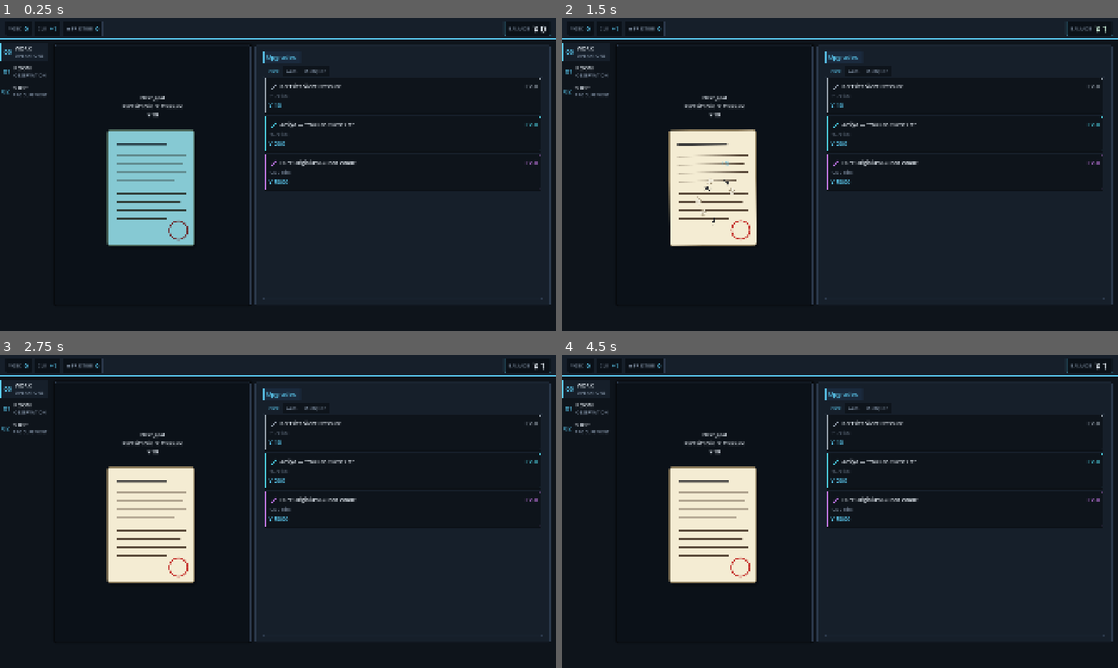
Above: before the commit, frames 1-4 (two rows, left to right).
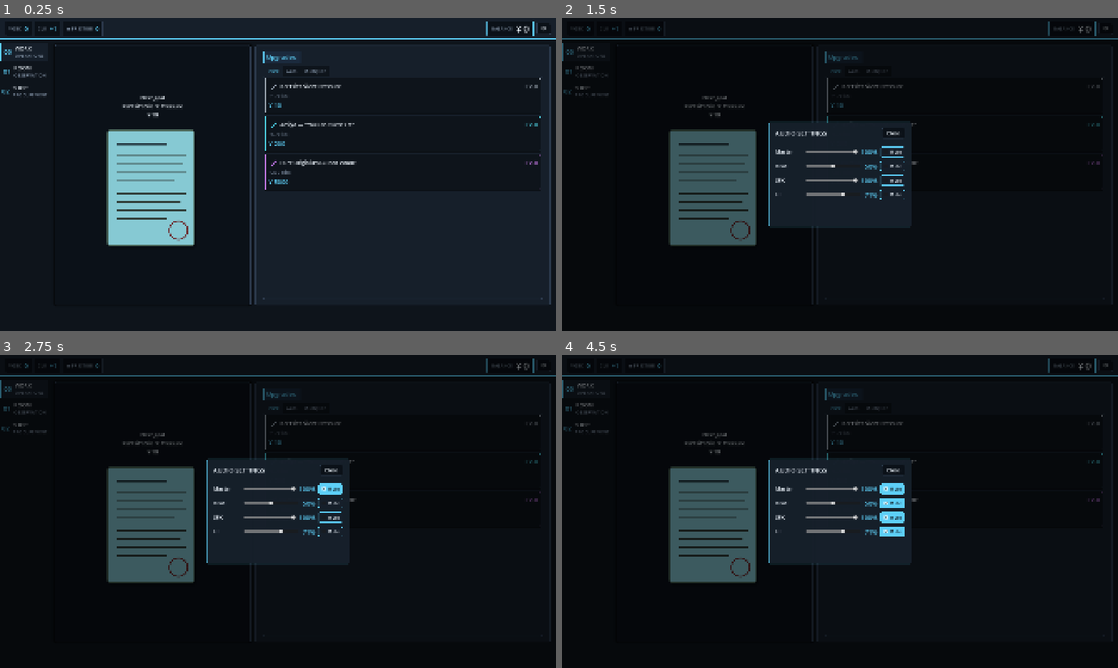
Above: after the commit, the same moments.

Repository: bakamarudasi/clickergame_demo
Game: Godot game, scene res://scenes/main.tscn
Same seed, same stepped clock (60 frames per second), same inputs: the game is played once before the commit and once after it.
Inputs (mouse positions are in pixels of both pictures, inside the frame that each line leads up to):
- Up to frame 1 (0.25 s): no input
- Up to frame 2 (1.5 s): click (1106, 27) at 0.5 s, where only the run after the commit has a clickable "⚙"; click (712, 190) at 1.25 s
- Up to frame 3 (2.75 s): click (328, 489) at 2 s, where only the run after the commit has a clickable "Mute"
- Up to frame 4 (4.5 s): click (890, 502) at 2.75 s, where only the run after the commit has a clickable "Mute"; click (890, 517) at 3.5 s, where only the run after the commit has a clickable "Mute"; click (890, 530) at 4.25 s, where only the run after the commit has a clickable "Mute"

The runs differ from the first frame. In frame 1, 0.2% of the frame differs, in the area x 87-100%, y 1-6%; in frame 2, 11%; in frame 3, 11%; in frame 4, 11%, in the area x 0-100%, y 1-92%.

Commit message:
audio: bus layout, BGMService autoload, settings dialog
Lays down the full BGM scaffolding so audio assets only need to be
dropped onto the existing slots — no further plumbing required.

Audio buses
- default_bus_layout.tres defines Master, BGM (-6 dB), SFX, UI (-3 dB)
  hierarchies, all sending to Master.
- project.godot points audio/buses/default_bus_layout at it.

BGMService autoload (scripts/autoload/bgm_service.gd)
- Two-player crossfade rig: keeps a registry of named tracks (work, room,
  shop, meta, prestige, xray_caught) that start as null so play() on an
  unregistered ID falls through to a silent stop instead of erroring.
  set_track_stream(id, stream) lets callers drop audio in later.
- set_bus_volume_linear / set_bus_muted update AudioServer and persist
  all four buses to user://audio_settings.cfg via ConfigFile. _load_settings
  rehydrates on _ready.
- linear-to-dB mapping clamps below -60 dB to MIN_DB so a 0% slider is
  effectively muted independent of the mute checkbox.

Settings dialog (scenes + script)
- Modal Control overlay (visible=false at rest) with a translucent
  backdrop that absorbs clicks. ESC closes via ui_cancel.
- Four rows of HSlider + percent label + mute CheckBox, one per bus.
  Values are live-applied to BGMService; the % label updates on
  value_changed without going through a save round-trip.
- Opened via a "⚙" PillButton newly placed at the right edge of the
  top status bar.

Tab-driven BGM
- main.gd._switch_to() calls BGMService.play(tab_id) so tabs crossfade
  to their registered track. Until streams are dropped in, this resolves
  to silent stops.

CG viewer integration
- cg_viewer's BGMPlayer / SfxPlayer now route through the BGM / SFX
  buses (previously defaulted to Master, bypassing volume settings).
- play() captures the current tab track into _suspended_track and
  BGMService.stop()s before starting the CG's own bgm; close() restores
  the suspended track so the tab music fades back in.

Translation keys for the dialog labels and bus names.

https://claude.ai/code/session_01GzpUoibW7LL87PvWJrDjxw

Diff:
--- /dev/null
+++ b/default_bus_layout.tres
@@ -0,0 +1,27 @@
+[gd_resource type="AudioBusLayout" format=3]
+
+[resource]
+bus/0/name = &"Master"
+bus/0/solo = false
+bus/0/mute = false
+bus/0/bypass_fx = false
+bus/0/volume_db = 0.0
+bus/0/send = &""
+bus/1/name = &"BGM"
+bus/1/solo = false
+bus/1/mute = false
+bus/1/bypass_fx = false
+bus/1/volume_db = -6.0
+bus/1/send = &"Master"
+bus/2/name = &"SFX"
+bus/2/solo = false
+bus/2/mute = false
+bus/2/bypass_fx = false
+bus/2/volume_db = 0.0
+bus/2/send = &"Master"
+bus/3/name = &"UI"
+bus/3/solo = false
+bus/3/mute = false
+bus/3/bypass_fx = false
+bus/3/volume_db = -3.0
+bus/3/send = &"Master"
--- a/project.godot
+++ b/project.godot
@@ -15,6 +15,10 @@
 config/features=PackedStringArray("4.6", "GL Compatibility")
 config/icon="res://icon.svg"
 
+[audio]
+
+buses/default_bus_layout="res://default_bus_layout.tres"
+
 [autoload]
 
 EventBus="*res://scripts/autoload/event_bus.gd"
@@ -22,6 +26,7 @@
 GameState="*res://scripts/autoload/game_state.gd"
 ReactionDispatcher="*res://scripts/autoload/reaction_dispatcher.gd"
 LocaleService="*res://scripts/autoload/locale_service.gd"
+BGMService="*res://scripts/autoload/bgm_service.gd"
 DebugHUD="*res://addons/runtime_debug_hud/debug_hud.gd"
 
 [editor_plugins]
--- a/scenes/main.tscn
+++ b/scenes/main.tscn
@@ -6,6 +6,7 @@
 [ext_resource type="PackedScene" uid="uid://clickergameshoptab0" path="res://scenes/ui/shop_tab.tscn" id="4_shop"]
 [ext_resource type="PackedScene" uid="uid://cgviewer000000" path="res://scenes/ui/cg_viewer.tscn" id="6_cgv"]
 [ext_resource type="PackedScene" uid="uid://clickergamemetatab0" path="res://scenes/ui/meta_tab.tscn" id="7_meta"]
+[ext_resource type="PackedScene" uid="uid://clickergameaudiosetdlg0" path="res://scenes/ui/audio_settings_dialog.tscn" id="8_audio_dlg"]
 
 [sub_resource type="StyleBoxFlat" id="StyleBoxFlat_statusbar"]
 bg_color = Color(0.086, 0.122, 0.165, 1)
@@ -197,6 +198,15 @@
 vertical_alignment = 1
 horizontal_alignment = 2
 
+[node name="SettingsButton" type="Button" parent="Root/StatusBar/StatusHBox"]
+unique_name_in_owner = true
+custom_minimum_size = Vector2(40, 40)
+layout_mode = 2
+size_flags_vertical = 4
+theme_type_variation = &"PillButton"
+text = "⚙"
+tooltip_text = "UI_AUDIO_SETTINGS_TITLE"
+
 [node name="Body" type="HBoxContainer" parent="Root"]
 layout_mode = 2
 size_flags_vertical = 3
@@ -487,3 +497,6 @@
 
 [node name="CGViewer" parent="." instance=ExtResource("6_cgv")]
 unique_name_in_owner = true
+
+[node name="AudioSettingsDialog" parent="." instance=ExtResource("8_audio_dlg")]
+unique_name_in_owner = true
--- /dev/null
+++ b/scenes/ui/audio_settings_dialog.tscn
@@ -0,0 +1,198 @@
+[gd_scene load_steps=3 format=3 uid="uid://clickergameaudiosetdlg0"]
+
+[ext_resource type="Script" path="res://scripts/ui/audio_settings_dialog.gd" id="1"]
+
+[sub_resource type="StyleBoxFlat" id="StyleBoxFlat_dialog"]
+bg_color = Color(0.086, 0.122, 0.165, 0.98)
+border_color = Color(0.365, 0.812, 0.969, 1)
+border_width_left = 4
+border_width_top = 1
+border_width_right = 1
+border_width_bottom = 1
+corner_radius_top_left = 4
+corner_radius_top_right = 4
+corner_radius_bottom_right = 4
+corner_radius_bottom_left = 4
+content_margin_left = 24.0
+content_margin_top = 18.0
+content_margin_right = 24.0
+content_margin_bottom = 18.0
+
+[node name="AudioSettingsDialog" type="Control"]
+visible = false
+anchors_preset = 15
+anchor_right = 1.0
+anchor_bottom = 1.0
+grow_horizontal = 2
+grow_vertical = 2
+script = ExtResource("1")
+
+[node name="Backdrop" type="ColorRect" parent="."]
+anchors_preset = 15
+anchor_right = 1.0
+anchor_bottom = 1.0
+grow_horizontal = 2
+grow_vertical = 2
+mouse_filter = 0
+color = Color(0, 0, 0, 0.55)
+
+[node name="DialogPanel" type="PanelContainer" parent="."]
+custom_minimum_size = Vector2(440, 0)
+layout_mode = 1
+anchors_preset = 8
+anchor_left = 0.5
+anchor_top = 0.5
+anchor_right = 0.5
+anchor_bottom = 0.5
+offset_left = -220.0
+offset_top = -180.0
+offset_right = 220.0
+offset_bottom = 180.0
+grow_horizontal = 2
+grow_vertical = 2
+theme_override_styles/panel = SubResource("StyleBoxFlat_dialog")
+
+[node name="VBox" type="VBoxContainer" parent="DialogPanel"]
+layout_mode = 2
+theme_override_constants/separation = 14
+
+[node name="HeaderRow" type="HBoxContainer" parent="DialogPanel/VBox"]
+layout_mode = 2
+theme_override_constants/separation = 12
+
+[node name="Title" type="Label" parent="DialogPanel/VBox/HeaderRow"]
+layout_mode = 2
+size_flags_horizontal = 3
+theme_type_variation = &"TitleLabel"
+text = "UI_AUDIO_SETTINGS_TITLE"
+
+[node name="CloseButton" type="Button" parent="DialogPanel/VBox/HeaderRow"]
+unique_name_in_owner = true
+layout_mode = 2
+theme_type_variation = &"PillButton"
+text = "UI_AUDIO_SETTINGS_CLOSE"
+
+[node name="Hairline" type="ColorRect" parent="DialogPanel/VBox"]
+custom_minimum_size = Vector2(0, 1)
+layout_mode = 2
+color = Color(0.176, 0.231, 0.306, 1)
+
+[node name="MasterRow" type="HBoxContainer" parent="DialogPanel/VBox"]
+layout_mode = 2
+theme_override_constants/separation = 10
+
+[node name="MasterLabel" type="Label" parent="DialogPanel/VBox/MasterRow"]
+custom_minimum_size = Vector2(96, 0)
+layout_mode = 2
+theme_type_variation = &"SubtitleLabel"
+text = "UI_AUDIO_BUS_MASTER"
+
+[node name="MasterSlider" type="HSlider" parent="DialogPanel/VBox/MasterRow"]
+unique_name_in_owner = true
+custom_minimum_size = Vector2(180, 0)
+layout_mode = 2
+size_flags_horizontal = 3
+size_flags_vertical = 4
+
+[node name="MasterValue" type="Label" parent="DialogPanel/VBox/MasterRow"]
+unique_name_in_owner = true
+custom_minimum_size = Vector2(48, 0)
+layout_mode = 2
+theme_type_variation = &"NumericLabel"
+text = "—"
+horizontal_alignment = 2
+
+[node name="MasterMute" type="CheckBox" parent="DialogPanel/VBox/MasterRow"]
+unique_name_in_owner = true
+layout_mode = 2
+text = "UI_AUDIO_MUTE"
+
+[node name="BGMRow" type="HBoxContainer" parent="DialogPanel/VBox"]
+layout_mode = 2
+theme_override_constants/separation = 10
+
+[node name="BGMLabel" type="Label" parent="DialogPanel/VBox/BGMRow"]
+custom_minimum_size = Vector2(96, 0)
+layout_mode = 2
+theme_type_variation = &"SubtitleLabel"
+text = "UI_AUDIO_BUS_BGM"
+
+[node name="BGMSlider" type="HSlider" parent="DialogPanel/VBox/BGMRow"]
+unique_name_in_owner = true
+custom_minimum_size = Vector2(180, 0)
+layout_mode = 2
+size_flags_horizontal = 3
+size_flags_vertical = 4
+
+[node name="BGMValue" type="Label" parent="DialogPanel/VBox/BGMRow"]
+unique_name_in_owner = true
+custom_minimum_size = Vector2(48, 0)
+layout_mode = 2
+theme_type_variation = &"NumericLabel"
+text = "—"
+horizontal_alignment = 2
+
+[node name="BGMMute" type="CheckBox" parent="DialogPanel/VBox/BGMRow"]
+unique_name_in_owner = true
+layout_mode = 2
+text = "UI_AUDIO_MUTE"
+
+[node name="SFXRow" type="HBoxContainer" parent="DialogPanel/VBox"]
+layout_mode = 2
+theme_override_constants/separation = 10
+
+[node name="SFXLabel" type="Label" parent="DialogPanel/VBox/SFXRow"]
+custom_minimum_size = Vector2(96, 0)
+layout_mode = 2
+theme_type_variation = &"SubtitleLabel"
+text = "UI_AUDIO_BUS_SFX"
+
+[node name="SFXSlider" type="HSlider" parent="DialogPanel/VBox/SFXRow"]
+unique_name_in_owner = true
+custom_minimum_size = Vector2(180, 0)
+layout_mode = 2
+size_flags_horizontal = 3
+size_flags_vertical = 4
+
+[node name="SFXValue" type="Label" parent="DialogPanel/VBox/SFXRow"]
+unique_name_in_owner = true
+custom_minimum_size = Vector2(48, 0)
+layout_mode = 2
+theme_type_variation = &"NumericLabel"
+text = "—"
+horizontal_alignment = 2
+
+[node name="SFXMute" type="CheckBox" parent="DialogPanel/VBox/SFXRow"]
+unique_name_in_owner = true
+layout_mode = 2
+text = "UI_AUDIO_MUTE"
+
+[node name="UIRow" type="HBoxContainer" parent="DialogPanel/VBox"]
+layout_mode = 2
+theme_override_constants/separation = 10
+
+[node name="UILabel" type="Label" parent="DialogPanel/VBox/UIRow"]
+custom_minimum_size = Vector2(96, 0)
+layout_mode = 2
+theme_type_variation = &"SubtitleLabel"
+text = "UI_AUDIO_BUS_UI"
+
+[node name="UISlider" type="HSlider" parent="DialogPanel/VBox/UIRow"]
+unique_name_in_owner = true
+custom_minimum_size = Vector2(180, 0)
+layout_mode = 2
+size_flags_horizontal = 3
+size_flags_vertical = 4
+
+[node name="UIValue" type="Label" parent="DialogPanel/VBox/UIRow"]
+unique_name_in_owner = true
+custom_minimum_size = Vector2(48, 0)
+layout_mode = 2
+theme_type_variation = &"NumericLabel"
+text = "—"
+horizontal_alignment = 2
+
+[node name="UIMute" type="CheckBox" parent="DialogPanel/VBox/UIRow"]
+unique_name_in_owner = true
+layout_mode = 2
+text = "UI_AUDIO_MUTE"
--- a/scenes/ui/cg_viewer.tscn
+++ b/scenes/ui/cg_viewer.tscn
@@ -150,6 +150,8 @@
 
 [node name="BGMPlayer" type="AudioStreamPlayer" parent="."]
 unique_name_in_owner = true
+bus = &"BGM"
 
 [node name="SfxPlayer" type="AudioStreamPlayer" parent="."]
 unique_name_in_owner = true
+bus = &"SFX"
--- /dev/null
+++ b/scripts/autoload/bgm_service.gd
@@ -0,0 +1,212 @@
+extends Node
+
+# グローバル BGM プレイヤー兼音量管理。
+#
+# 役割:
+#  - タブ別 / シーン別の BGM をクロスフェードで切り替える唯一の入口
+#  - Master / BGM / SFX / UI バスの音量を一括管理して user:// に永続化
+#  - 未登録 ID / 未差し込みのトラックは黙って無音にする（音源未提供でも壊れない）
+#
+# 音源未提供の現状でも本サービスは初期化される。`set_track_stream(id, stream)` で
+# 後から差し込めば即時反映される。実機投入はデータ層で .tres にぶら下げる想定。
+#
+# 注意:
+#  - AudioStreamPlayer を直接持つので、本ノードはツリーに add_child で
+#    プレイヤーを生やす（autoload なので Engine が SceneTree に置く）。
+#  - クロスフェードは「鳴ってる側を下げつつ新側を上げる」を 1 本の Tween で。
+#    既存 Tween は kill() してから新規 Tween を作る。
+
+const SETTINGS_PATH := "user://audio_settings.cfg"
+const SETTINGS_SECTION := "audio"
+
+# 音量の保存範囲（dB）。スライダーは 0..1 で受け取り linear→db 変換する。
+const MIN_DB := -60.0
+const MAX_DB := 6.0
+# クロスフェード既定秒数
+const DEFAULT_FADE_SEC := 0.8
+
+# バス名（AudioBusLayout と一致させる）
+const BUS_MASTER := &"Master"
+const BUS_BGM := &"BGM"
+const BUS_SFX := &"SFX"
+const BUS_UI := &"UI"
+
+signal volume_changed(bus_name: StringName, linear: float)
+signal mute_changed(bus_name: StringName, muted: bool)
+signal track_changed(track_id: StringName)
+
+
+# 既知トラック ID → AudioStream の登録テーブル。
+# 「未差し込み」状態で null を入れておくことで、play(id) しても安全に無音になる。
+var _tracks: Dictionary[StringName, AudioStream] = {
+	&"work": null,
+	&"room": null,
+	&"shop": null,
+	&"meta": null,
+	&"prestige": null,
+	&"xray_caught": null,
+}
+
+var _player_a: AudioStreamPlayer
+var _player_b: AudioStreamPlayer
+# 現在「主」になっているプレイヤー。クロスフェード時に裏側へ新音源を仕込み、
+# tween 完了で _active を切り替える。
+var _active: AudioStreamPlayer
+var _fade_tween: Tween
+var _current_track: StringName = &""
+
+
+func _ready() -> void:
+	# autoload はシーンルートの直下に置かれるので、ここから add_child で OK。
+	_player_a = _make_player()
+	_player_b = _make_player()
+	add_child(_player_a)
+	add_child(_player_b)
+	_active = _player_a
+	_load_settings()
+
+
+func _make_player() -> AudioStreamPlayer:
+	var p := AudioStreamPlayer.new()
+	p.bus = BUS_BGM
+	p.autoplay = false
+	p.volume_db = MIN_DB  # 出力ゲートはバス側で制御するので、こっちは最初無音に
+	return p
+
+
+# --- 公開 API：再生 ----------------------------------------------------------
+
+# 登録済みトラック ID で切替。未登録 / null は何もしない（停止もしない）。
+# 連続で同じ id を投げても再開しない（曲が途中で巻き戻るのを防ぐ）。
+func play(track_id: StringName, fade_sec: float = DEFAULT_FADE_SEC) -> void:
+	if track_id == _current_track:
+		return
+	var stream: AudioStream = _tracks.get(track_id, null)
+	if stream == null:
+		# 未差し込み。今鳴ってる曲をそのまま流し続ける選択肢もあるが、
+		# 「タブ毎に明示的に切替えたい」のが主用途なので、stop に倒す。
+		_fade_to(null)
+		_current_track = track_id
+		track_changed.emit(track_id)
+		return
+	_fade_to(stream, fade_sec)
+	_current_track = track_id
+	track_changed.emit(track_id)
+
+
+# 任意の AudioStream で再生（一時 BGM 用。track_id 管理外）。
+func play_stream(stream: AudioStream, fade_sec: float = DEFAULT_FADE_SEC) -> void:
+	_current_track = &""
+	_fade_to(stream, fade_sec)
+
+
+func stop(fade_sec: float = DEFAULT_FADE_SEC) -> void:
+	_current_track = &""
+	_fade_to(null, fade_sec)
+
+
+func current_track() -> StringName:
+	return _current_track
+
+
+# 後からトラックを差し込む / 上書きする。テスト用 / アセット用意完了時の差し替え用。
+func set_track_stream(track_id: StringName, stream: AudioStream) -> void:
+	_tracks[track_id] = stream
+	# 既に該当 ID 再生中なら、その場で stream を当てて再生し直す。
+	if _current_track == track_id and stream != null:
+		_active.stream = stream
+		_active.play()
+
+
+# --- 公開 API：音量 ----------------------------------------------------------
+
+# linear 0.0〜1.0 を受け取る。内部で dB に変換してバスに適用。
+# 0 のときはミュートと等価にするため、AudioServer 側の volume_db は MIN_DB に。
+func set_bus_volume_linear(bus_name: StringName, linear: float) -> void:
+	linear = clampf(linear, 0.0, 1.0)
+	var idx := AudioServer.get_bus_index(bus_name)
+	if idx < 0:
+		return
+	var db: float = MIN_DB if linear <= 0.001 else linear_to_db(linear)
+	AudioServer.set_bus_volume_db(idx, clampf(db, MIN_DB, MAX_DB))
+	_save_settings()
+	volume_changed.emit(bus_name, linear)
+
+
+func get_bus_volume_linear(bus_name: StringName) -> float:
+	var idx := AudioServer.get_bus_index(bus_name)
+	if idx < 0:
+		return 0.0
+	var db := AudioServer.get_bus_volume_db(idx)
+	if db <= MIN_DB + 0.01:
+		return 0.0
+	return db_to_linear(db)
+
+
+func set_bus_muted(bus_name: StringName, muted: bool) -> void:
+	var idx := AudioServer.get_bus_index(bus_name)
+	if idx < 0:
+		return
+	AudioServer.set_bus_mute(idx, muted)
+	_save_settings()
+	mute_changed.emit(bus_name, muted)
+
+
+func is_bus_muted(bus_name: StringName) -> bool:
+	var idx := AudioServer.get_bus_index(bus_name)
+	if idx < 0:
+		return false
+	return AudioServer.is_bus_mute(idx)
+
+
+# --- 内部：クロスフェード ------------------------------------------------------
+
+# 「鳴ってる側を下げて、裏側に新音源を載せて上げる」を 1 本の Tween で並列処理。
+# stream == null の場合は片側フェードアウトだけ（=停止）。
+func _fade_to(stream: AudioStream, fade_sec: float = DEFAULT_FADE_SEC) -> void:
+	if _fade_tween != null and _fade_tween.is_valid():
+		_fade_tween.kill()
+	var outgoing := _active
+	var incoming := _player_b if _active == _player_a else _player_a
+
+	if stream == null:
+		# 停止：フェードアウトだけ
+		_fade_tween = create_tween()
+		_fade_tween.tween_property(outgoing, "volume_db", MIN_DB, fade_sec).set_trans(Tween.TRANS_LINEAR)
+		_fade_tween.tween_callback(outgoing.stop)
+		return
+
+	# 新音源を裏側プレイヤーに仕込む
+	incoming.stream = stream
+	incoming.volume_db = MIN_DB
+	incoming.play()
+
+	_fade_tween = create_tween().set_parallel(true)
+	_fade_tween.tween_property(outgoing, "volume_db", MIN_DB, fade_sec).set_trans(Tween.TRANS_LINEAR)
+	_fade_tween.tween_property(incoming, "volume_db", 0.0, fade_sec).set_trans(Tween.TRANS_LINEAR)
+	_fade_tween.chain().tween_callback(outgoing.stop)
+	_active = incoming
+
+
+# --- 永続化 ------------------------------------------------------------------
+
+func _save_settings() -> void:
+	var cfg := ConfigFile.new()
+	for bus in [BUS_MASTER, BUS_BGM, BUS_SFX, BUS_UI]:
+		cfg.set_value(SETTINGS_SECTION, "%s_linear" % bus, get_bus_volume_linear(bus))
+		cfg.set_value(SETTINGS_SECTION, "%s_muted" % bus, is_bus_muted(bus))
+	cfg.save(SETTINGS_PATH)
+
+
+func _load_settings() -> void:
+	var cfg := ConfigFile.new()
+	var err := cfg.load(SETTINGS_PATH)
+	if err != OK:
+		return
+	for bus in [BUS_MASTER, BUS_BGM, BUS_SFX, BUS_UI]:
+		var linear: float = cfg.get_value(SETTINGS_SECTION, "%s_linear" % bus, -1.0)
+		if linear >= 0.0:
+			set_bus_volume_linear(bus, linear)
+		var muted: bool = cfg.get_value(SETTINGS_SECTION, "%s_muted" % bus, false)
+		if muted:
+			set_bus_muted(bus, true)
--- a/scripts/main.gd
+++ b/scripts/main.gd
@@ -28,6 +28,8 @@
 @onready var toast_panel: PanelContainer = %ToastPanel
 @onready var toast_label: Label = %ToastLabel
 @onready var toast_meta_label: Label = %ToastMetaLabel
+@onready var settings_button: Button = %SettingsButton
+@onready var audio_settings_dialog: Control = %AudioSettingsDialog
 @onready var background: ColorRect = $Background
 @onready var cg_viewer: Control = %CGViewer
 
@@ -57,6 +59,8 @@
 	tab_room_button.pressed.connect(_switch_to.bind(TAB_ROOM))
 	tab_shop_button.pressed.connect(_switch_to.bind(TAB_SHOP))
 	tab_meta_button.pressed.connect(_switch_to.bind(TAB_META))
+
+	settings_button.pressed.connect(audio_settings_dialog.open)
 
 	auto_timer.timeout.connect(_on_auto_tick)
 
@@ -84,6 +88,9 @@
 	tab_room_button.button_pressed = (tab_id == TAB_ROOM)
 	tab_shop_button.button_pressed = (tab_id == TAB_SHOP)
 	tab_meta_button.button_pressed = (tab_id == TAB_META)
+	# タブごとに登録済みトラックへクロスフェード。音源未差し込みのうちは
+	# BGMService 側で無音停止に落ちるので安全。
+	BGMService.play(tab_id)
 
 
 func _refresh_status_bar() -> void:
--- /dev/null
+++ b/scripts/ui/audio_settings_dialog.gd
@@ -0,0 +1,98 @@
+extends Control
+
+# 音量設定ダイアログ。Master / BGM / SFX / UI それぞれに
+# スライダ + ミュート + パーセント表示。値変更で即 BGMService に反映、
+# BGMService 側で永続化される（ConfigFile）。
+#
+# 開閉は AudioSettingsDialog.open() / close() で。背面の半透明 backdrop が
+# マウスを吸うので、ダイアログ外側クリックでも閉じない設計（明示 close のみ）。
+# ESC で閉じるのだけ ui_cancel をフックして対応。
+
+@onready var master_slider: HSlider = %MasterSlider
+@onready var master_value: Label = %MasterValue
+@onready var master_mute: CheckBox = %MasterMute
+@onready var bgm_slider: HSlider = %BGMSlider
+@onready var bgm_value: Label = %BGMValue
+@onready var bgm_mute: CheckBox = %BGMMute
+@onready var sfx_slider: HSlider = %SFXSlider
+@onready var sfx_value: Label = %SFXValue
+@onready var sfx_mute: CheckBox = %SFXMute
+@onready var ui_slider: HSlider = %UISlider
+@onready var ui_value: Label = %UIValue
+@onready var ui_mute: CheckBox = %UIMute
+@onready var close_button: Button = %CloseButton
+
+const _BUS_TO_NAME := {
+	&"master": BGMService.BUS_MASTER,
+	&"bgm": BGMService.BUS_BGM,
+	&"sfx": BGMService.BUS_SFX,
+	&"ui": BGMService.BUS_UI,
+}
+
+
+func _ready() -> void:
+	visible = false
+	close_button.pressed.connect(close)
+
+	# スライダー初期化と value_changed フック。1 行で繋ぐ：
+	# slider.value_changed → set_bus_volume_linear(bus, v) → value ラベル再描画
+	for entry in [
+		[master_slider, master_value, master_mute, BGMService.BUS_MASTER],
+		[bgm_slider, bgm_value, bgm_mute, BGMService.BUS_BGM],
+		[sfx_slider, sfx_value, sfx_mute, BGMService.BUS_SFX],
+		[ui_slider, ui_value, ui_mute, BGMService.BUS_UI],
+	]:
+		var slider: HSlider = entry[0]
+		var value_lbl: Label = entry[1]
+		var mute_cb: CheckBox = entry[2]
+		var bus_name: StringName = entry[3]
+		slider.min_value = 0.0
+		slider.max_value = 1.0
+		slider.step = 0.01
+		slider.value = BGMService.get_bus_volume_linear(bus_name)
+		_refresh_value_label(value_lbl, slider.value)
+		slider.value_changed.connect(_on_slider_changed.bind(bus_name, value_lbl))
+		mute_cb.button_pressed = BGMService.is_bus_muted(bus_name)
+		mute_cb.toggled.connect(_on_mute_toggled.bind(bus_name))
+
+
+func open() -> void:
+	# 開く時に現在値を再読込（外部から音量変更された場合に追従）。
+	master_slider.set_value_no_signal(BGMService.get_bus_volume_linear(BGMService.BUS_MASTER))
+	bgm_slider.set_value_no_signal(BGMService.get_bus_volume_linear(BGMService.BUS_BGM))
+	sfx_slider.set_value_no_signal(BGMService.get_bus_volume_linear(BGMService.BUS_SFX))
+	ui_slider.set_value_no_signal(BGMService.get_bus_volume_linear(BGMService.BUS_UI))
+	_refresh_value_label(master_value, master_slider.value)
+	_refresh_value_label(bgm_value, bgm_slider.value)
+	_refresh_value_label(sfx_value, sfx_slider.value)
+	_refresh_value_label(ui_value, ui_slider.value)
+	master_mute.set_pressed_no_signal(BGMService.is_bus_muted(BGMService.BUS_MASTER))
+	bgm_mute.set_pressed_no_signal(BGMService.is_bus_muted(BGMService.BUS_BGM))
+	sfx_mute.set_pressed_no_signal(BGMService.is_bus_muted(BGMService.BUS_SFX))
+	ui_mute.set_pressed_no_signal(BGMService.is_bus_muted(BGMService.BUS_UI))
+	visible = true
+
+
+func close() -> void:
+	visible = false
+
+
+func _on_slider_changed(value: float, bus_name: StringName, value_lbl: Label) -> void:
+	BGMService.set_bus_volume_linear(bus_name, value)
+	_refresh_value_label(value_lbl, value)
+
+
+func _on_mute_toggled(pressed: bool, bus_name: StringName) -> void:
+	BGMService.set_bus_muted(bus_name, pressed)
+
+
+func _refresh_value_label(label: Label, linear: float) -> void:
+	label.text = "%d%%" % int(round(linear * 100.0))
+
+
+func _input(event: InputEvent) -> void:
+	if not visible:
+		return
+	if event.is_action_pressed("ui_cancel"):
+		close()
+		get_viewport().set_input_as_handled()
--- a/scripts/ui/cg_viewer.gd
+++ b/scripts/ui/cg_viewer.gd
@@ -36,6 +36,9 @@
 var _typing_tween: Tween
 var _hint_tween: Tween
 var _is_typing: bool = false
+# CG 中だけ BGMService のタブ BGM を退避しておき、閉じる際に復帰する。
+# 復帰先が &"" の場合は BGMService.stop() 相当（=何も鳴らさない）。
+var _suspended_track: StringName = &""
 
 
 func _ready() -> void:
@@ -51,6 +54,10 @@
 	_cg = cg
 	_step_index = 0
 	visible = true
+	# タブ BGM を退避してフェードアウト。CG 自前の BGM が無くても、
+	# 二重再生を避けるためタブ BGM は必ず止める。
+	_suspended_track = BGMService.current_track()
+	BGMService.stop()
 	# BGM 設定（あれば再生、無ければ停止）
 	if cg.bgm != null:
 		bgm_player.stream = cg.bgm
@@ -71,6 +78,10 @@
 	bgm_player.stop()
 	_cg = null
 	_step_index = 0
+	# 退避してたタブ BGM を復帰。トラック未差込でも BGMService 側で無音停止扱い。
+	if _suspended_track != &"":
+		BGMService.play(_suspended_track)
+	_suspended_track = &""
 
 
 func _on_gui_input(event: InputEvent) -> void:
--- a/translations/strings.csv
+++ b/translations/strings.csv
@@ -17,6 +17,13 @@
 UI_TOAST_CAT_NOTICE,SIGNAL,SIGNAL,信号
 UI_TOAST_CAT_ANOMALY,ANOMALY,ANOMALY,异常
 UI_TOAST_CAT_ALERT,BREACH,BREACH,破口
+UI_AUDIO_SETTINGS_TITLE,AUDIO SETTINGS,AUDIO SETTINGS,音频设置
+UI_AUDIO_SETTINGS_CLOSE,閉じる,Close,关闭
+UI_AUDIO_BUS_MASTER,Master,Master,主控
+UI_AUDIO_BUS_BGM,BGM,BGM,音乐
+UI_AUDIO_BUS_SFX,SFX,SFX,音效
+UI_AUDIO_BUS_UI,UI,UI,UI
+UI_AUDIO_MUTE,ミュート,Mute,静音
 UI_CURRENCY_FMT,¥ %s,¥ %s,¥ %s
 UI_PRESTIGE_FMT,💎 %s,💎 %s,💎 %s
 UI_PER_SEC_FMT,%s / sec,%s / sec,%s / 秒
Not shown: 1 places in scenes/main.tscn that only renumber resources
